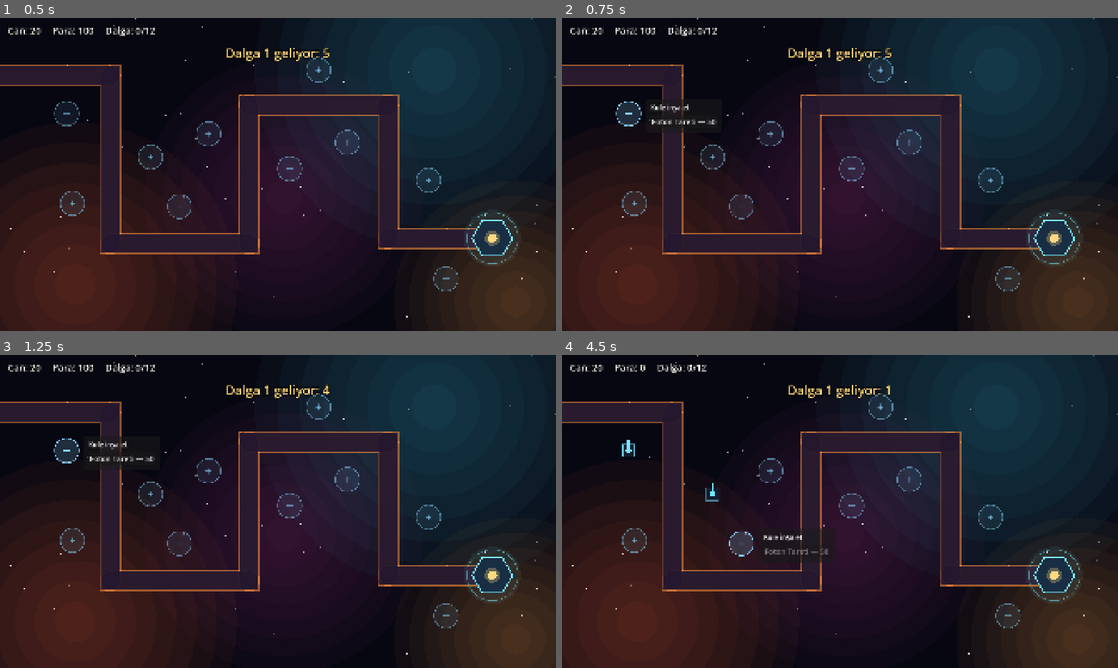
Above: before the commit, frames 1-4 (two rows, left to right).
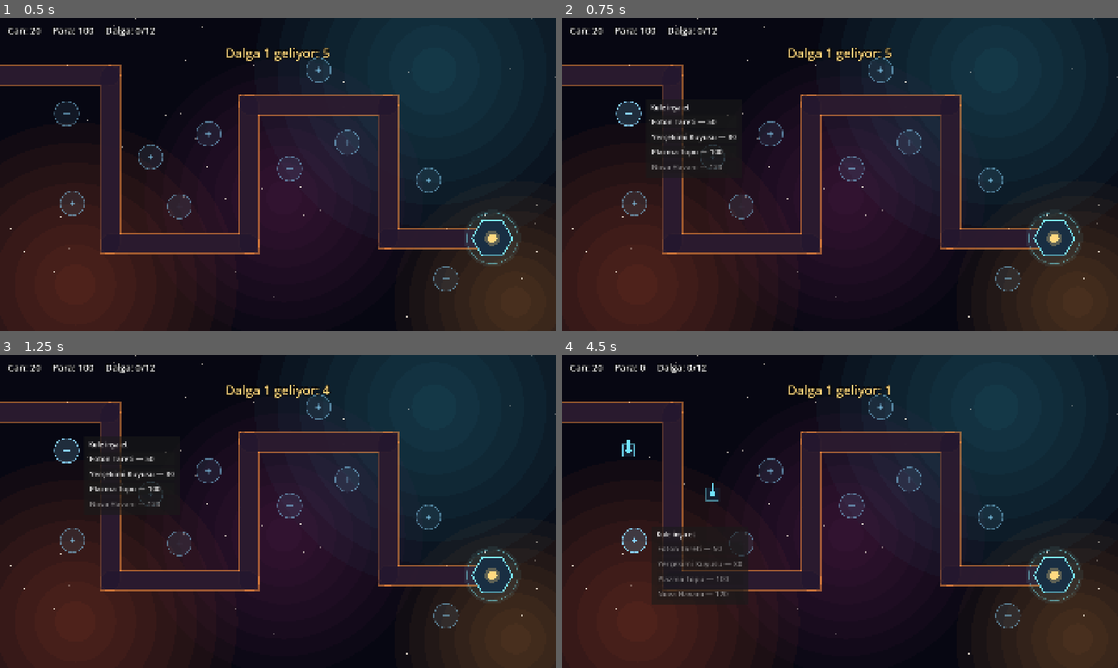
Above: after the commit, the same moments.

Repository: Trigade/TD
Game: Godot game, scene res://scenes/main.tscn
Two runs of this game, one before a commit and one after it. Both use one fixed random seed, a clock stepped at 60 frames per second and the inputs below.
Inputs (mouse positions are in pixels of both pictures, inside the frame that each line leads up to):
- Up to frame 1 (0.5 s): no input
- Up to frame 2 (0.75 s): tap Enter at 0.5 s; move the mouse to (628, 115) at 0.52 s; click (628, 115) at 0.67 s
- Up to frame 3 (1.25 s): no input
- Up to frame 4 (4.5 s): click "Foton Tareti — 50" at 1.25 s; tap Space at 2, 4.25 s; move the mouse to (712, 492) at 2.02 s; click (712, 492) at 2.17 s; click "Foton Tareti — 50" at 2.75 s; tap Enter at 3.5 s; move the mouse to (634, 539) at 3.52 s; click (634, 539) at 3.67 s; move the mouse to (739, 542) at 4.27 s; click (739, 542) at 4.42 s

Frame 1 is identical in both runs. In frame 2, 0.5% of the frame differs, in the area x 16-32%, y 30-52%; in frame 3, 0.5%; in frame 4, 1.5%, in the area x 10-48%, y 54-80%.

Commit message:
Plazma Topu, Nova Havanı ve Yerçekimi Kuyusu
- TowerData'ya saldırı biçimi (mermi / dalga), zırh delme, alan hasarı ve yavaşlatma eklendi
- Plazma Topu: yavaş, güçlü, zırhı tamamen deler
- Nova Havanı: çarptığı yerde patlayıp etraftaki düşmanlara hasar verir
- Yerçekimi Kuyusu: menzildeki tüm düşmanları yavaşlatıp az hasar verir
- Düşmanlarda yavaşlatma desteği ve mor halka göstergesi
- Patlama ve dalga için RingEffect efekti
- İnşa menüsünde 4 kule, fiyata göre sıralı

Co-Authored-By: Claude Opus 5 <noreply@anthropic.com>

Diff:
--- /dev/null
+++ b/resources/towers/gravity_well.tres
@@ -0,0 +1,17 @@
+[gd_resource type="Resource" script_class="TowerData" format=3]
+
+[ext_resource type="Script" path="res://scripts/towers/tower_data.gd" id="1_data"]
+
+[resource]
+script = ExtResource("1_data")
+display_name = "Yerçekimi Kuyusu"
+description = "Menzilindeki tüm düşmanları yavaşlatır ve az hasar verir."
+cost = 80
+attack_mode = 1
+damage = 3.0
+fire_rate = 1.5
+attack_range = 170.0
+slow_factor = 0.45
+slow_duration = 1.0
+sides = 5
+color = Color(0.6, 0.5, 1, 1)
--- /dev/null
+++ b/resources/towers/nova_mortar.tres
@@ -0,0 +1,17 @@
+[gd_resource type="Resource" script_class="TowerData" format=3]
+
+[ext_resource type="Script" path="res://scripts/towers/tower_data.gd" id="1_data"]
+
+[resource]
+script = ExtResource("1_data")
+display_name = "Nova Havanı"
+description = "Çarptığı yerde patlar, etraftaki tüm düşmanlara hasar verir. Sürülere karşı etkili."
+cost = 120
+damage = 30.0
+fire_rate = 0.7
+attack_range = 240.0
+projectile_speed = 550.0
+splash_radius = 90.0
+sides = 8
+color = Color(1, 0.82, 0.35, 1)
+barrel_width = 12.0
--- /dev/null
+++ b/resources/towers/plasma_cannon.tres
@@ -0,0 +1,17 @@
+[gd_resource type="Resource" script_class="TowerData" format=3]
+
+[ext_resource type="Script" path="res://scripts/towers/tower_data.gd" id="1_data"]
+
+[resource]
+script = ExtResource("1_data")
+display_name = "Plazma Topu"
+description = "Yavaş ama güçlü. Zırhı tamamen deler."
+cost = 100
+damage = 70.0
+fire_rate = 0.6
+attack_range = 260.0
+projectile_speed = 700.0
+armor_piercing = 1.0
+sides = 6
+color = Color(0.5, 1, 0.55, 1)
+barrel_width = 14.0
--- /dev/null
+++ b/scripts/effects/ring_effect.gd
@@ -0,0 +1,36 @@
+class_name RingEffect
+extends Node2D
+
+## Kısa süre büyüyüp sönen halka: patlama ve yerçekimi dalgası efektleri için.
+
+const DURATION := 0.35
+
+var radius := 50.0
+var color := Color.WHITE
+
+var _elapsed := 0.0
+
+
+static func spawn(parent: Node, at: Vector2, effect_radius: float, effect_color: Color) -> void:
+	var effect := RingEffect.new()
+	effect.radius = effect_radius
+	effect.color = effect_color
+	effect.top_level = true
+	effect.z_index = 9
+	parent.add_child(effect)
+	effect.global_position = at
+
+
+func _process(delta: float) -> void:
+	_elapsed += delta
+	if _elapsed >= DURATION:
+		queue_free()
+		return
+	queue_redraw()
+
+
+func _draw() -> void:
+	var t := _elapsed / DURATION
+	var current_radius := radius * ease(t, 0.4)
+	draw_circle(Vector2.ZERO, current_radius, Color(color, 0.15 * (1.0 - t)))
+	draw_arc(Vector2.ZERO, current_radius, 0.0, TAU, 48, Color(color, 0.8 * (1.0 - t)), 3.0, true)
--- a/scripts/enemies/enemy.gd
+++ b/scripts/enemies/enemy.gd
@@ -9,11 +9,14 @@
 const HEALTH_BAR_SIZE := Vector2(34, 5)
 const HEALTH_BAR_BACK := Color(0, 0, 0, 0.6)
 const HEALTH_BAR_FILL := Color(0.4, 1.0, 0.5)
+const SLOW_RING_COLOR := Color(0.6, 0.5, 1.0, 0.8)
 
 var data: EnemyData
 var health: float
 
 var _heading := 0.0
+var _slow_factor := 0.0
+var _slow_time_left := 0.0
 
 
 func _ready() -> void:
@@ -22,8 +25,13 @@
 
 
 func _process(delta: float) -> void:
+	if _slow_time_left > 0.0:
+		_slow_time_left -= delta
+		if _slow_time_left <= 0.0:
+			_slow_factor = 0.0
+
 	var previous := position
-	progress += data.speed * delta
+	progress += data.speed * (1.0 - _slow_factor) * delta
 	var movement := position - previous
 	if not movement.is_zero_approx():
 		_heading = movement.angle()
@@ -36,13 +44,23 @@
 
 
 ## Zırh her vuruştan sabit miktar düşer, ama her vuruş en az 1 hasar verir.
-func take_damage(amount: float) -> void:
+## armor_piercing zırhın ne kadarının yok sayılacağını belirler (0–1).
+func take_damage(amount: float, armor_piercing := 0.0) -> void:
 	if health <= 0.0:
 		return
-	health -= maxf(amount - data.armor, 1.0)
+	var armor := data.armor * (1.0 - armor_piercing)
+	health -= maxf(amount - armor, 1.0)
 	if health <= 0.0:
 		died.emit(self)
 		queue_free()
+
+
+## Yavaşlatmalar üst üste binmez; o an en güçlü olanı geçerlidir.
+func apply_slow(factor: float, duration: float) -> void:
+	if factor < _slow_factor:
+		return
+	_slow_factor = factor
+	_slow_time_left = maxf(_slow_time_left, duration)
 
 
 func _draw() -> void:
@@ -54,8 +72,11 @@
 	shape.append(shape[0])
 	draw_polyline(shape, data.color, 3.0, true)
 
+	if _slow_factor > 0.0:
+		draw_arc(Vector2.ZERO, data.radius + 7.0, 0.0, TAU, 32, SLOW_RING_COLOR, 2.0, true)
+
 	if health < data.max_health:
-		var origin := Vector2(-HEALTH_BAR_SIZE.x * 0.5, -data.radius - 12.0)
+		var origin := Vector2(-HEALTH_BAR_SIZE.x * 0.5, -data.radius - 14.0)
 		var fill := Vector2(HEALTH_BAR_SIZE.x * health / data.max_health, HEALTH_BAR_SIZE.y)
 		draw_rect(Rect2(origin, HEALTH_BAR_SIZE), HEALTH_BAR_BACK)
 		draw_rect(Rect2(origin, fill), HEALTH_BAR_FILL)
--- a/scripts/towers/projectile.gd
+++ b/scripts/towers/projectile.gd
@@ -1,12 +1,16 @@
 class_name Projectile
 extends Node2D
 
-## Hedefine doğru uçan mermi. Hedef yolda ölürse son bilinen konumuna varıp kaybolur.
+## Hedefine doğru uçan mermi. Hedef yolda ölürse son bilinen konumuna varır:
+## alan hasarlı mermi yine de patlar, tek hedefli mermi boşa gider.
 
 var target: Enemy
 var damage := 0.0
 var speed := 900.0
+var armor_piercing := 0.0
+var splash_radius := 0.0
 var color := Color.WHITE
+var thickness := 4.0
 
 var _destination: Vector2
 
@@ -22,13 +26,22 @@
 	var to_destination := _destination - global_position
 	var step := speed * delta
 	if to_destination.length() <= step:
-		if _target_alive():
-			target.take_damage(damage)
-		queue_free()
+		_impact()
 		return
 
 	global_position += to_destination.normalized() * step
 	rotation = to_destination.angle()
+
+
+func _impact() -> void:
+	if splash_radius > 0.0:
+		for enemy: Enemy in get_tree().get_nodes_in_group("enemies"):
+			if enemy.global_position.distance_to(_destination) <= splash_radius + enemy.data.radius:
+				enemy.take_damage(damage, armor_piercing)
+		RingEffect.spawn(get_parent(), _destination, splash_radius, color)
+	elif _target_alive():
+		target.take_damage(damage, armor_piercing)
+	queue_free()
 
 
 func _target_alive() -> bool:
@@ -36,5 +49,9 @@
 
 
 func _draw() -> void:
-	draw_line(Vector2(-12, 0), Vector2(4, 0), color, 4.0, true)
-	draw_circle(Vector2(4, 0), 3.0, Color.WHITE)
+	if splash_radius > 0.0:
+		draw_circle(Vector2.ZERO, thickness, color)
+		draw_circle(Vector2.ZERO, thickness * 0.45, Color.WHITE)
+	else:
+		draw_line(Vector2(-12, 0), Vector2(4, 0), color, thickness, true)
+		draw_circle(Vector2(4, 0), thickness * 0.75, Color.WHITE)
--- a/scripts/towers/tower.gd
+++ b/scripts/towers/tower.gd
@@ -1,7 +1,8 @@
 class_name Tower
 extends Node2D
 
-## Kule noktasına inşa edilen kule: menzilindeki, istasyona en yakın düşmanı hedefler ve ateş eder.
+## Kule noktasına inşa edilen kule. Saldırı biçimi TowerData'dan gelir:
+## mermi atan kuleler istasyona en yakın düşmanı hedefler, dalga yayan kuleler menzildeki herkesi etkiler.
 
 const PROJECTILE_SCENE := preload("res://scenes/towers/projectile.tscn")
 const BODY_RADIUS := 30.0
@@ -20,6 +21,14 @@
 
 func _process(delta: float) -> void:
 	_cooldown = maxf(_cooldown - delta, 0.0)
+	match data.attack_mode:
+		TowerData.AttackMode.PROJECTILE:
+			_process_projectile()
+		TowerData.AttackMode.PULSE:
+			_process_pulse()
+
+
+func _process_projectile() -> void:
 	var target := _find_target()
 	if target == null:
 		return
@@ -30,14 +39,31 @@
 		_cooldown = 1.0 / data.fire_rate
 
 
+func _process_pulse() -> void:
+	if _cooldown > 0.0:
+		return
+	var enemies := _enemies_in_range()
+	if enemies.is_empty():
+		return
+	for enemy in enemies:
+		enemy.apply_slow(data.slow_factor, data.slow_duration)
+		enemy.take_damage(data.damage, data.armor_piercing)
+	RingEffect.spawn(self, global_position, data.attack_range, data.color)
+	_cooldown = 1.0 / data.fire_rate
+
+
+func _enemies_in_range() -> Array[Enemy]:
+	var result: Array[Enemy] = []
+	for enemy: Enemy in get_tree().get_nodes_in_group("enemies"):
+		if enemy.health > 0.0 and global_position.distance_to(enemy.global_position) <= data.attack_range:
+			result.append(enemy)
+	return result
+
+
 ## Menzildeki düşmanlardan yolda en çok ilerlemiş olanı seçer.
 func _find_target() -> Enemy:
 	var best: Enemy = null
-	for enemy: Enemy in get_tree().get_nodes_in_group("enemies"):
-		if enemy.health <= 0.0:
-			continue
-		if global_position.distance_to(enemy.global_position) > data.attack_range:
-			continue
+	for enemy in _enemies_in_range():
 		if best == null or enemy.progress > best.progress:
 			best = enemy
 	return best
@@ -48,7 +74,10 @@
 	projectile.target = target
 	projectile.damage = data.damage
 	projectile.speed = data.projectile_speed
+	projectile.armor_piercing = data.armor_piercing
+	projectile.splash_radius = data.splash_radius
 	projectile.color = data.color
+	projectile.thickness = data.barrel_width * 0.5
 	add_child(projectile)
 	projectile.global_position = global_position + Vector2.from_angle(_aim_angle) * BARREL_LENGTH
 
@@ -65,5 +94,10 @@
 	body.append(body[0])
 	draw_polyline(body, data.color, 3.0, true)
 
-	draw_line(Vector2.ZERO, Vector2.from_angle(_aim_angle) * BARREL_LENGTH, data.color, 8.0, true)
-	draw_circle(Vector2.ZERO, 10.0, data.color)
+	match data.attack_mode:
+		TowerData.AttackMode.PROJECTILE:
+			draw_line(Vector2.ZERO, Vector2.from_angle(_aim_angle) * BARREL_LENGTH, data.color, data.barrel_width, true)
+			draw_circle(Vector2.ZERO, 10.0, data.color)
+		TowerData.AttackMode.PULSE:
+			draw_arc(Vector2.ZERO, 18.0, 0.0, TAU, 32, data.color, 3.0, true)
+			draw_circle(Vector2.ZERO, 8.0, data.color)
--- a/scripts/towers/tower_data.gd
+++ b/scripts/towers/tower_data.gd
@@ -3,17 +3,36 @@
 
 ## Bir kule tipinin değerleri. Denge ayarları resources/towers altındaki .tres dosyalarından yapılır.
 
+enum AttackMode {
+	## Menzildeki en öndeki düşmana mermi atar.
+	PROJECTILE,
+	## Menzildeki tüm düşmanlara aynı anda etki eden dalga yayar.
+	PULSE,
+}
+
 @export var display_name := ""
 @export_multiline var description := ""
 @export var cost := 50
+@export var attack_mode := AttackMode.PROJECTILE
 @export var damage := 10.0
-## Saniyedeki atış sayısı.
+## Saniyedeki atış (veya dalga) sayısı.
 @export var fire_rate := 1.0
 ## Piksel.
 @export var attack_range := 200.0
 ## Piksel/saniye.
 @export var projectile_speed := 900.0
+## Hedefin zırhının yok sayılan oranı: 0 = hiç, 1 = tamamı.
+@export_range(0.0, 1.0) var armor_piercing := 0.0
+## 0'dan büyükse mermi çarptığı yerde bu yarıçapta patlar.
+@export var splash_radius := 0.0
+
+@export_group("Yavaşlatma")
+## Hızdan düşülen oran: 0.4 = düşman %40 yavaşlar.
+@export_range(0.0, 1.0) var slow_factor := 0.0
+## Saniye.
+@export var slow_duration := 0.0
 
 @export_group("Görünüm")
 @export_range(3, 12) var sides := 4
 @export var color := Color.WHITE
+@export var barrel_width := 8.0
--- a/scripts/ui/build_menu.gd
+++ b/scripts/ui/build_menu.gd
@@ -8,6 +8,9 @@
 ## Menüde sunulan kuleler; yeni kule tipleri buraya eklenir.
 const TOWERS := [
 	preload("res://resources/towers/photon_turret.tres"),
+	preload("res://resources/towers/gravity_well.tres"),
+	preload("res://resources/towers/plasma_cannon.tres"),
+	preload("res://resources/towers/nova_mortar.tres"),
 ]
 ## Menünün kule noktasına göre konumu.
 const OFFSET := Vector2(60, -50)
Not shown, added: scripts/effects/ring_effect.gd.uid
Not shown, changed: README.md
